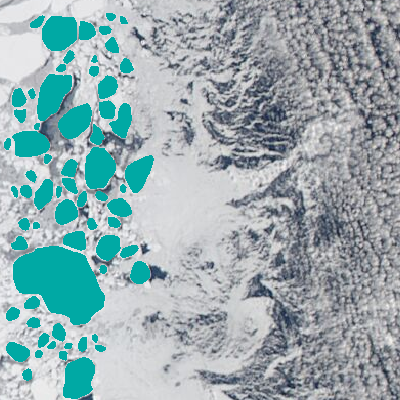
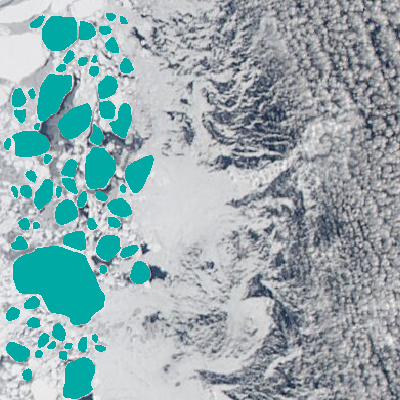
Comparing the layer stacks of the two 400px x 400px images. Changes:
painted on "ice floes" (2nd of 2) over (x1=78, y1=57, x2=88, y2=66)
